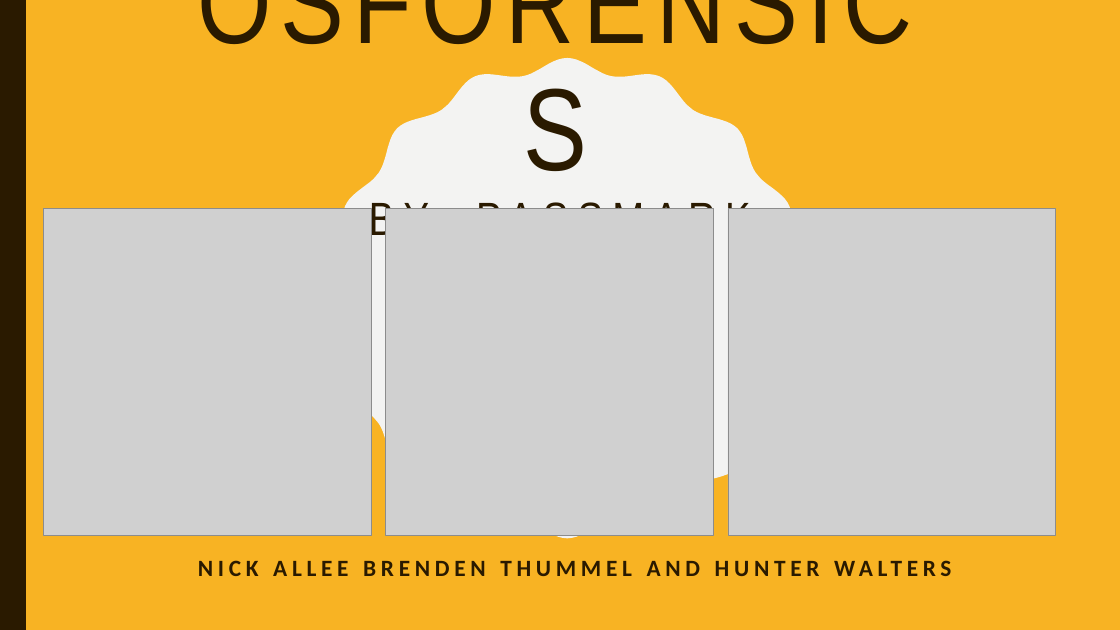
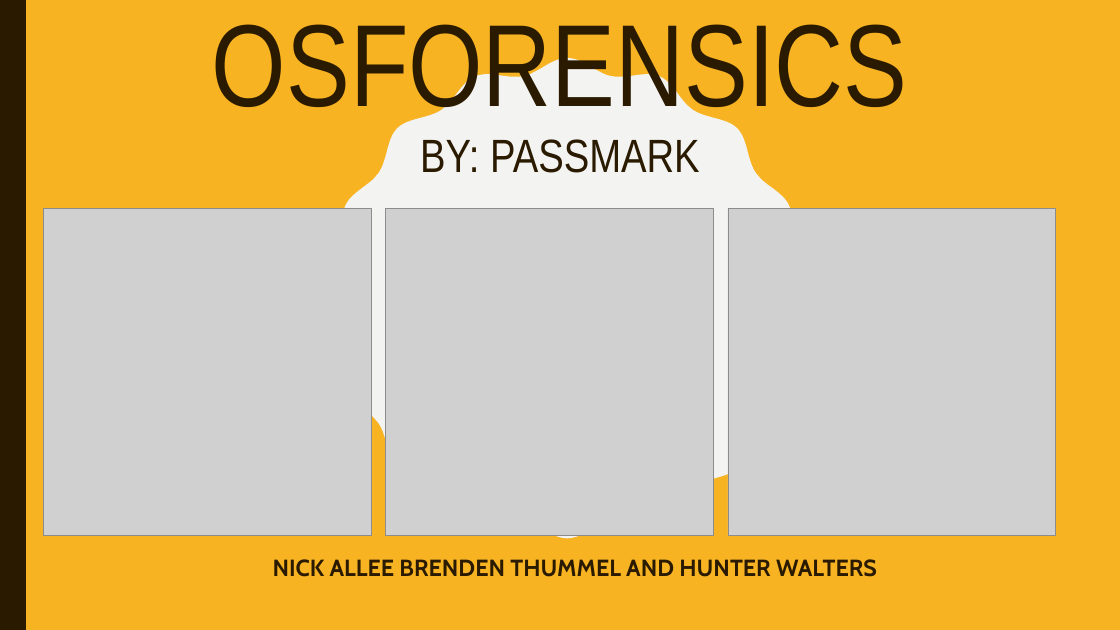
Before and after one commit to jiggensnaggen/digitalForensicsOSforensicsWorkshop, a slide deck: slide 1 of osForensicsWorkshop.pptx. Drawn at 1120x630 pixels with LibreOffice and Linux fonts; fonts in the diff are those of the drawing; grey boxes stand for pictures. Boxes give left, top, right and bottom in pixels: in the first picture for what was removed or moved away, otherwise in the second. Text is boxed around its words. In the diff, an @@ line names an element or a change of style, - is before the commit and + after.

```diff
--- a/osForensicsWorkshop.pptx
+++ b/osForensicsWorkshop.pptx
@@ title "OSFORENSICS BY: PASSMARK" at (212, 24, 907, 173): letter spacing 8 to 0 pt @@
@@ subtitle "NICK ALLEE BRENDEN THUMMEL AND ..." at (273, 559, 877, 577): font Calibri to Cabin, letter spacing 4 to 0 pt; less space between paragraphs @@
```
Also in this commit, not shown: 1 slide added, 2 other files.
